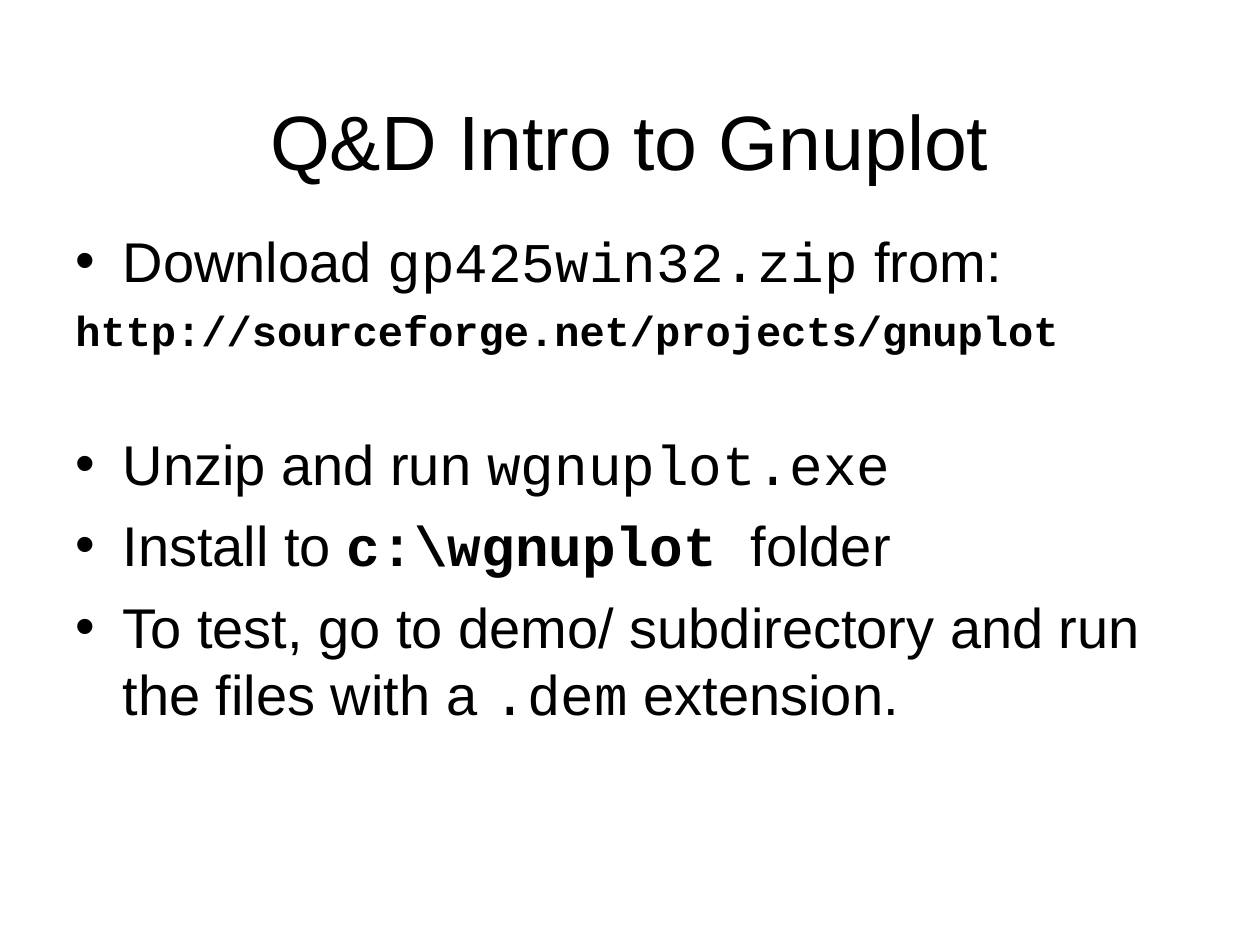
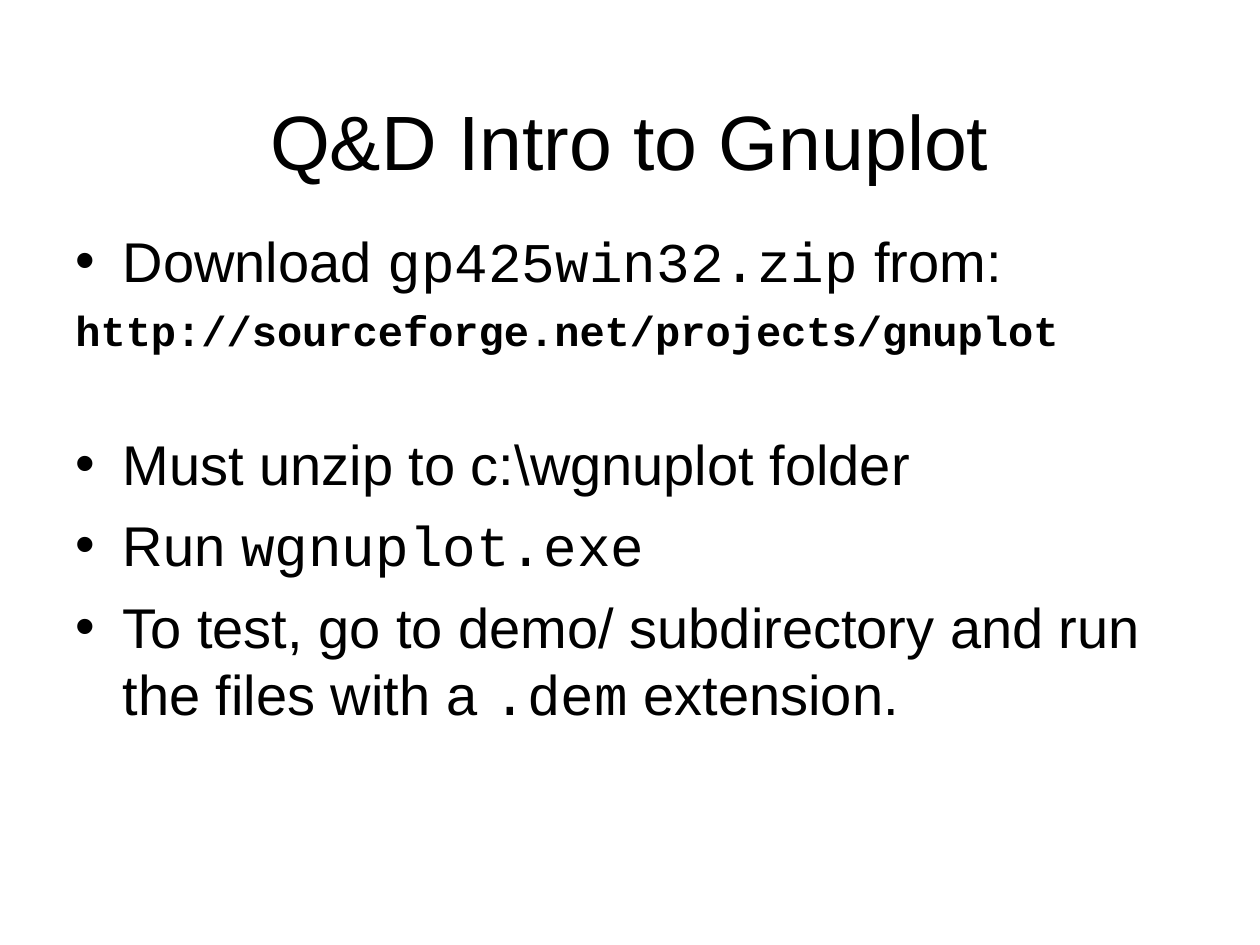
Before and after one commit to gridlab-d/course, a slide deck: slide 8 of 2.6 - Plotting.pps. Drawn at 1260x945 pixels with LibreOffice and Linux fonts; fonts in the diff are those of the drawing; background and template pictures are left out. Boxes give left, top, right and bottom in pixels: in the first picture for what was removed or moved away, otherwise in the second. Text is boxed around its words. In the diff, an @@ line names an element or a change of style, - is before the commit and + after.

```diff
--- a/2.6 - Plotting.pps
+++ b/2.6 - Plotting.pps
@@ text at <box>123,444,910,578</box>: text changed @@
-• Unzip and run wgnuplot.exe
-• Install to c:\wgnuplot folder
+• Must unzip to c:\wgnuplot folder
+• Run wgnuplot.exe
```
Also in this commit, not shown: 1 slide added, 4 other files.
